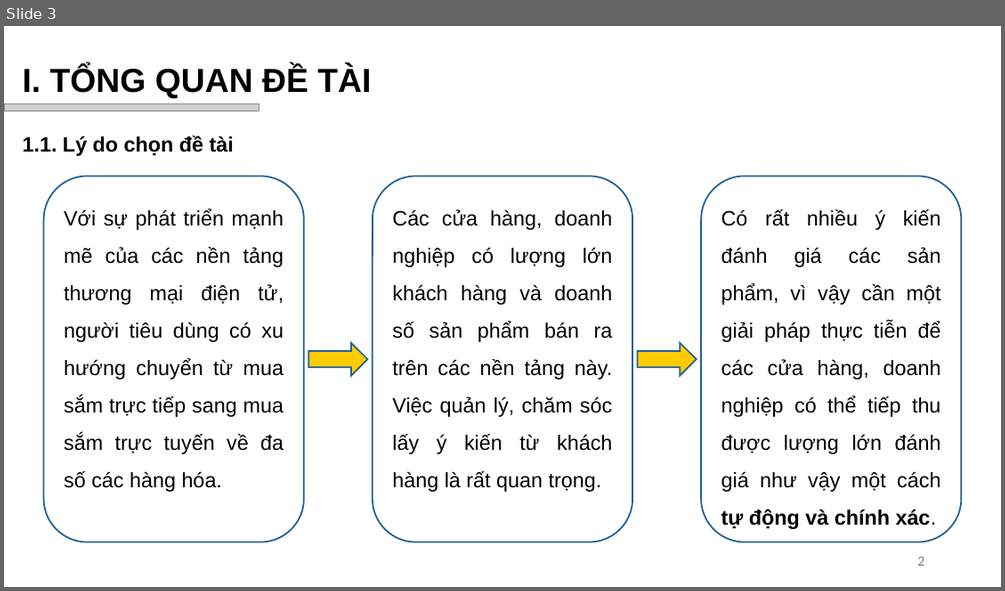
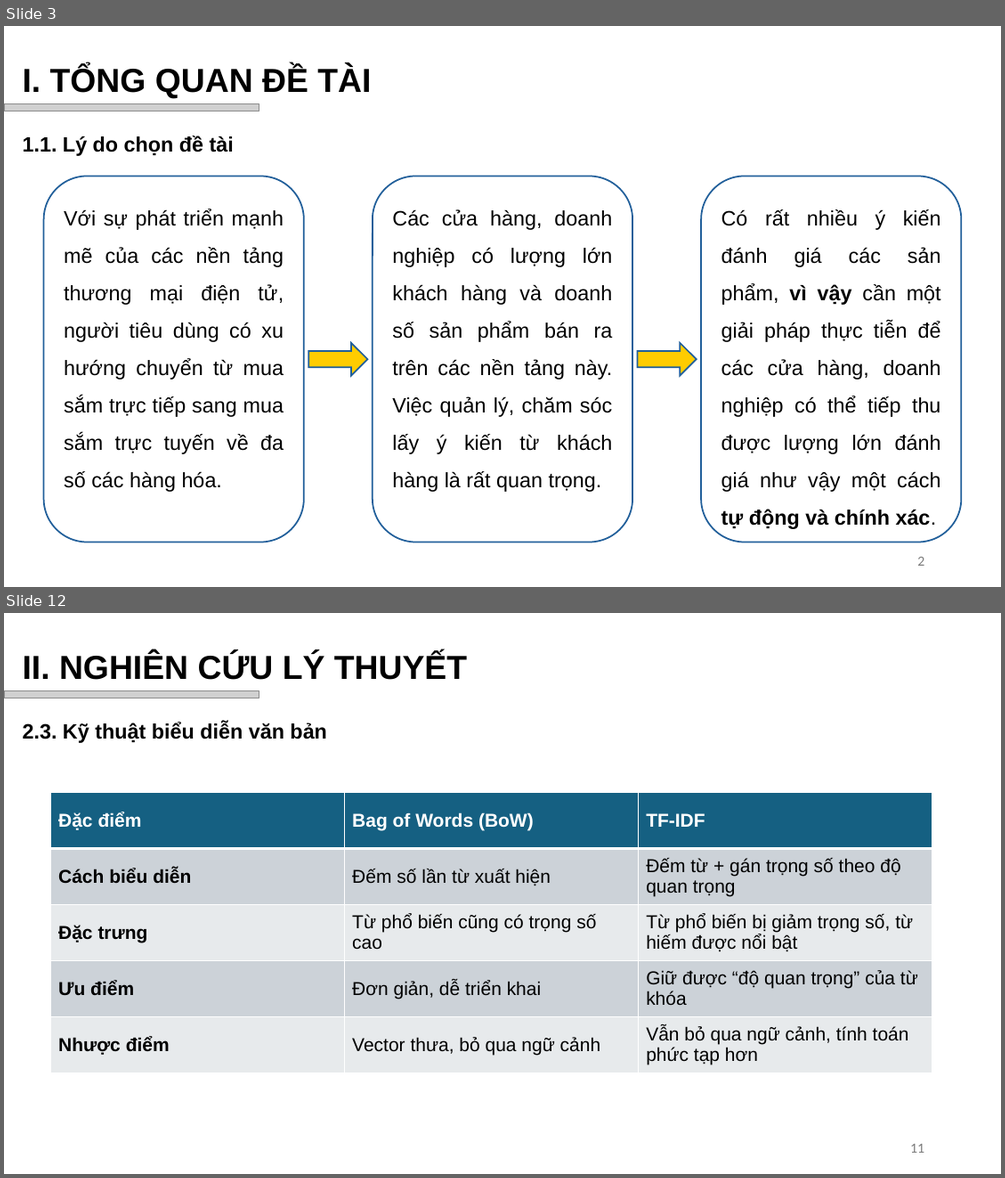
Before and after one commit to vhiepp/tn-da21ttb-110121209-duongvanhiep-sentiment-analysis, a slide deck: docs/pptx/Dương Văn Hiệp_110121209_DA21TTB.pptx. Shown one above the other, each under a label of ours: slide 3 before the commit, slides 3 and 12 after it; the slides between them are not shown. The pictures are 1005x591 and 1005x1178 pixels, drawn with LibreOffice and Linux fonts; fonts in the diff are those of the drawing; grey boxes stand for pictures; background and template pictures are left out. Boxes give left, top, right and bottom in pixels: in the first picture for what was removed or moved away, otherwise in the second. Text is boxed around its words. In the diff, an @@ line names an element or a change of style, - is before the commit and + after.

```diff
--- a/docs/pptx/Dương Văn Hiệp_110121209_DA21TTB.pptx
+++ b/docs/pptx/Dương Văn Hiệp_110121209_DA21TTB.pptx
@@ slide 12 added at [4,613,1001,1174], background #FFFFFF @@
@@ text added at [23,653,467,680], 32 pt, text #000000, bold @@
+II. NGHIÊN CỨU LÝ THUYẾT
@@ picture added at [4,690,259,698] @@
@@ text added at [23,722,326,743], 20 pt, text #000000, bold @@
+2.3. Kỹ thuật biểu diễn văn bản
@@ table added at [51,793,933,1073], 5 rows, 3 columns @@
+Đặc điểm | Bag of Words (BoW) | TF-IDF
+Cách biểu diễn | Đếm số lần từ xuất hiện | Đếm từ + gán trọng số theo độ quan trọng
+Đặc trưng | Từ phổ biến cũng có trọng số cao | Từ phổ biến bị giảm trọng số, từ hiếm được nổi bật
+Ưu điểm | Đơn giản, dễ triển khai | Giữ được “độ quan trọng” của từ khóa
+Nhược điểm | Vector thưa, bỏ qua ngữ cảnh | Vẫn bỏ qua ngữ cảnh, tính toán phức tạp hơn
@@ page number added at [910,1143,924,1152], 12 pt, text #797979 @@
+11
@@ slide 3 changed as well @@
@@ rounded rectangle "Có rất nhiều ý kiến ..." at [701,176,961,542]: bold on in "vì vậy" @@
```
Also in this commit, not shown: 1 other slide changed, 14 other slides added, 1 slide removed.
